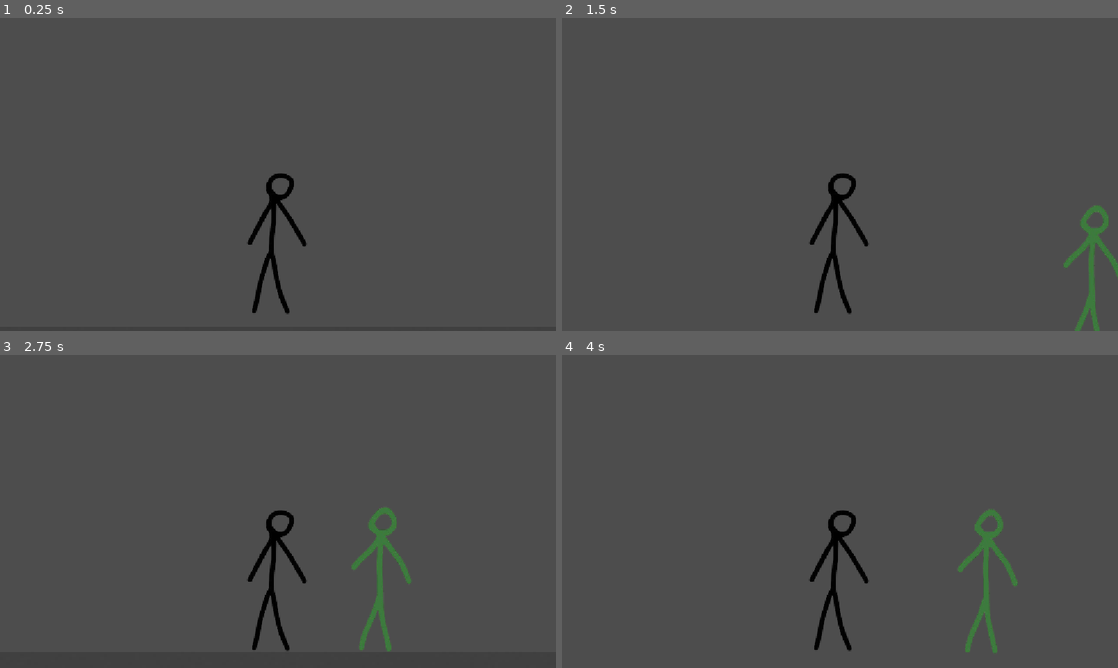
Above: before the commit, frames 1-4 (two rows, left to right).
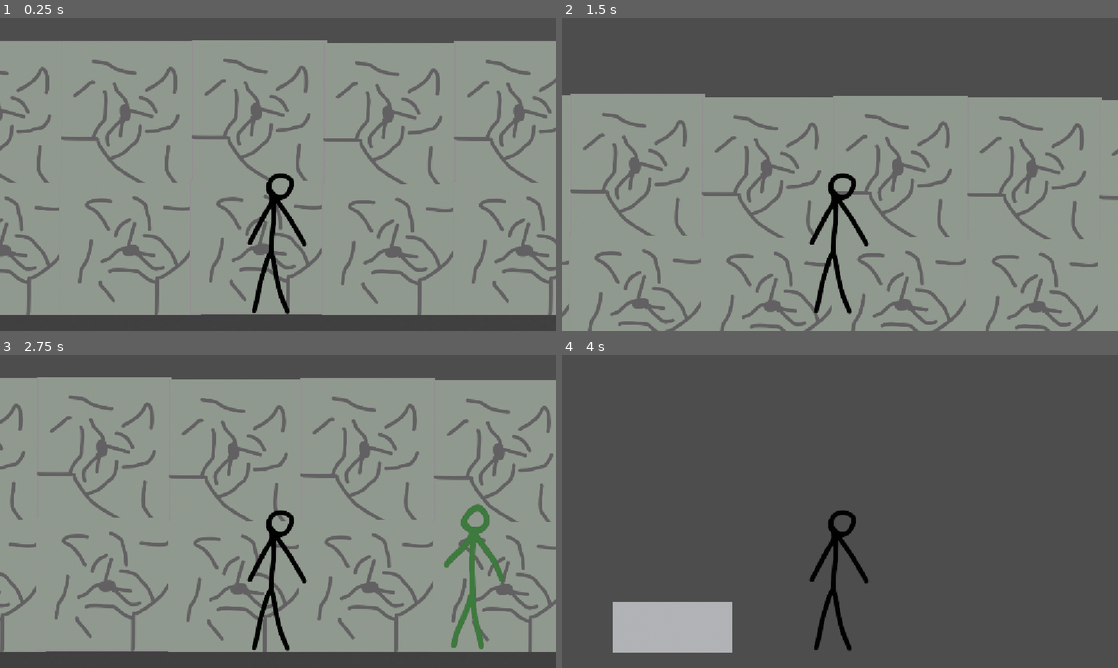
Above: after the commit, the same moments.

Repository: RulyCandle41418/Survive-The-Monster-Waves
Game: Godot game, scene res://main.tscn
Two runs of this game, one before a commit and one after it. Both use one fixed random seed, a clock stepped at 60 frames per second and the inputs below. The engine's default icon, where the game draws it, is replaced by a stand-in: a white triangle on a blue panel in a dark square.
Inputs (mouse positions are in pixels of both pictures, inside the frame that each line leads up to):
- Up to frame 1 (0.25 s): no input
- Up to frame 2 (1.5 s): tap Enter at 0.5 s; move the mouse to (962, 158) at 0.52 s; press the mouse at (962, 158) at 0.53 s; hold D (Move_Right) from 0.53 s (still down); tap Space (Move_Jump) at 0.77 s; move the mouse to (728, 190) at 1.27 s; release the mouse at (728, 190) at 1.28 s; click (728, 190) at 1.35 s
- Up to frame 3 (2.75 s): tap Space (Move_Jump) at 1.52 s; move the mouse to (333, 442) at 2.02 s; release D (Move_Right) at 2.03 s; press the mouse at (333, 442) at 2.03 s; hold A (Move_Left) from 2.03 s (still down)
- Up to frame 4 (4 s): move the mouse to (812, 574) at 2.77 s; release A (Move_Left) at 2.78 s; release the mouse at (812, 574) at 2.78 s; hold D (Move_Right) from 2.78 s (still down); click (812, 574) at 2.85 s; tap Space (Move_Jump) at 3.02, 3.77 s; move the mouse to (1006, 558) at 3.52 s; press the mouse at (1006, 558) at 3.53 s

The runs differ from the first frame. In frame 1, 79% of the frame differs, in the area x 0-100%, y 7-95%; in frame 2, 67%; in frame 3, 79%; in frame 4, 4.5%.

Commit message:
commit 10:34

Diff:
--- a/main.tscn
+++ b/main.tscn
@@ -5,6 +5,7 @@
 [ext_resource type="PackedScene" uid="uid://c6dxssldk2yjp" path="res://monster.tscn" id="3_h2yge"]
 [ext_resource type="Texture2D" uid="uid://d4bgky0och2qt" path="res://floor.png" id="4_1bvp3"]
 [ext_resource type="Texture2D" uid="uid://dtftfd7s771se" path="res://Floor2.png" id="5_lquwl"]
+[ext_resource type="Texture2D" uid="uid://2dw555agq6ru" path="res://wall.png" id="6_7mycd"]
 
 [sub_resource type="TileSetAtlasSource" id="TileSetAtlasSource_1bvp3"]
 texture = ExtResource("1_0xm2m")
@@ -174,7 +175,7 @@
 tile_set = SubResource("TileSet_1qa5v")
 
 [node name="Player" parent="." unique_id=583601776 node_paths=PackedStringArray("monster", "player") instance=ExtResource("2_h2yge")]
-position = Vector2(584, 459)
+position = Vector2(1034, 485)
 monster = NodePath("../Monster")
 player = NodePath(".")
 
@@ -189,7 +190,7 @@
 script = SubResource("GDScript_1qa5v")
 
 [node name="Monster" parent="." unique_id=2141028737 node_paths=PackedStringArray("player", "monster") instance=ExtResource("3_h2yge")]
-position = Vector2(1940, 467)
+position = Vector2(2585, 478)
 player = NodePath("../Player")
 monster = NodePath(".")
 
@@ -202,3 +203,135 @@
 position = Vector2(-847.00006, 247.49991)
 scale = Vector2(1.5791857, 18.754547)
 texture = ExtResource("4_1bvp3")
+
+[node name="Wall" type="Sprite2D" parent="." unique_id=1799220900]
+show_behind_parent = true
+position = Vector2(-355, 517)
+texture = ExtResource("6_7mycd")
+
+[node name="Wall2" type="Sprite2D" parent="." unique_id=1852593624]
+show_behind_parent = true
+position = Vector2(-359, 236)
+rotation = 1.5707964
+texture = ExtResource("6_7mycd")
+
+[node name="Wall3" type="Sprite2D" parent="." unique_id=896280708]
+show_behind_parent = true
+position = Vector2(-83.5, 514.5)
+texture = ExtResource("6_7mycd")
+
+[node name="Wall4" type="Sprite2D" parent="." unique_id=75254769]
+show_behind_parent = true
+position = Vector2(-87.5, 233.5)
+rotation = 1.5707964
+texture = ExtResource("6_7mycd")
+
+[node name="Wall5" type="Sprite2D" parent="." unique_id=2050036329]
+show_behind_parent = true
+position = Vector2(189.5, 520)
+texture = ExtResource("6_7mycd")
+
+[node name="Wall6" type="Sprite2D" parent="." unique_id=1819473068]
+show_behind_parent = true
+position = Vector2(185.5, 239)
+rotation = 1.5707964
+texture = ExtResource("6_7mycd")
+
+[node name="Wall7" type="Sprite2D" parent="." unique_id=139879043]
+show_behind_parent = true
+position = Vector2(461, 517.5)
+texture = ExtResource("6_7mycd")
+
+[node name="Wall8" type="Sprite2D" parent="." unique_id=1923909942]
+show_behind_parent = true
+position = Vector2(457, 236.5)
+rotation = 1.5707964
+texture = ExtResource("6_7mycd")
+
+[node name="Wall9" type="Sprite2D" parent="." unique_id=1170337354]
+show_behind_parent = true
+position = Vector2(726.5, 517)
+texture = ExtResource("6_7mycd")
+
+[node name="Wall10" type="Sprite2D" parent="." unique_id=1454790094]
+show_behind_parent = true
+position = Vector2(722.5, 236)
+rotation = 1.5707964
+texture = ExtResource("6_7mycd")
+
+[node name="Wall11" type="Sprite2D" parent="." unique_id=1892516031]
+show_behind_parent = true
+position = Vector2(998, 514.5)
+texture = ExtResource("6_7mycd")
+
+[node name="Wall12" type="Sprite2D" parent="." unique_id=1714986264]
+show_behind_parent = true
+position = Vector2(994, 233.5)
+rotation = 1.5707964
+texture = ExtResource("6_7mycd")
+
+[node name="Wall13" type="Sprite2D" parent="." unique_id=2030463393]
+show_behind_parent = true
+position = Vector2(1271, 520)
+texture = ExtResource("6_7mycd")
+
+[node name="Wall14" type="Sprite2D" parent="." unique_id=2041426102]
+show_behind_parent = true
+position = Vector2(1267, 239)
+rotation = 1.5707964
+texture = ExtResource("6_7mycd")
+
+[node name="Wall15" type="Sprite2D" parent="." unique_id=1306897045]
+show_behind_parent = true
+position = Vector2(1542.5, 517.5)
+texture = ExtResource("6_7mycd")
+
+[node name="Wall16" type="Sprite2D" parent="." unique_id=163980228]
+show_behind_parent = true
+position = Vector2(1538.5, 236.5)
+rotation = 1.5707964
+texture = ExtResource("6_7mycd")
+
+[node name="Wall17" type="Sprite2D" parent="." unique_id=822321475]
+show_behind_parent = true
+position = Vector2(1820.5, 521.5)
+texture = ExtResource("6_7mycd")
+
+[node name="Wall18" type="Sprite2D" parent="." unique_id=1358130063]
+show_behind_parent = true
+position = Vector2(1816.5, 240.5)
+rotation = 1.5707964
+texture = ExtResource("6_7mycd")
+
+[node name="Wall19" type="Sprite2D" parent="." unique_id=856470313]
+show_behind_parent = true
+position = Vector2(2093.5, 527)
+texture = ExtResource("6_7mycd")
+
+[node name="Wall20" type="Sprite2D" parent="." unique_id=1652087042]
+show_behind_parent = true
+position = Vector2(2089.5, 246)
+rotation = 1.5707964
+texture = ExtResource("6_7mycd")
+
+[node name="Wall21" type="Sprite2D" parent="." unique_id=710713415]
+show_behind_parent = true
+position = Vector2(2365, 524.5)
+texture = ExtResource("6_7mycd")
+
+[node name="Wall22" type="Sprite2D" parent="." unique_id=1915463886]
+show_behind_parent = true
+position = Vector2(2361, 243.5)
+rotation = 1.5707964
+texture = ExtResource("6_7mycd")
+
+[node name="Wall23" type="Sprite2D" parent="." unique_id=493215498]
+show_behind_parent = true
+position = Vector2(2542.5, 516.5)
+texture = ExtResource("6_7mycd")
+
+[node name="Wall24" type="Sprite2D" parent="." unique_id=472620316]
+show_behind_parent = true
+position = Vector2(2538.5, 235.5)
+rotation = 1.5707964
+texture = ExtResource("6_7mycd")
--- a/monster.tscn
+++ b/monster.tscn
@@ -23,6 +23,9 @@
 		global_position = Vector2(2000, 500)
 		global_position = monster.global_position
 
+	elif global_position.distance_to(player.global_position) < 125:
+		player.take_damage(global_position)
+
 
 	else:
 		velocity = global_position.direction_to(player.global_position) * SPEED
@@ -30,19 +33,6 @@
 		monster.set_collision_mask_value(1, true)
 
 	move_and_slide()
-
-
-
-
-
-
-
-
-
-
-
-
-
 
 
 "
--- a/player.gd
+++ b/player.gd
@@ -13,6 +13,10 @@
 @export var player: CharacterBody2D
 
 var GameEnd = false
+
+var knockback_force = 2000.0
+var knockback_velocity = Vector2.ZERO
+var is_knocked_back = false
 
 
 
@@ -34,6 +38,24 @@
 		velocity.x = direction * SPEED
 	else:
 		velocity.x = move_toward(velocity.x, 0, SPEED)
+
+
+	if is_knocked_back:
+		velocity = knockback_velocity
+
+		knockback_velocity = knockback_velocity.move_toward(
+			Vector2.ZERO, 1200 * delta
+		)
+
+	if knockback_velocity.length() < 10:
+		is_knocked_back = false
+
+
+
+
+
+
+
 
 	move_and_slide()
 
@@ -58,6 +80,7 @@
 func Heal():
 	if global_position.distance_to(monster.global_position) < 125 && Health > 0 && monster.visible and CanDamage:
 		Health -= 1
+
 		print(Health)
 
 	if Health < 1:
@@ -70,3 +93,12 @@
 
 		player.set_collision_layer_value(1, false)
 		player.set_collision_mask_value(1, false)
+
+
+func take_damage(monster_position: Vector2):
+	# health -= 1
+
+	var direction = (global_position - monster_position).normalized()
+
+	knockback_velocity = direction * knockback_force
+	is_knocked_back = true
--- a/player.tscn
+++ b/player.tscn
@@ -12,3 +12,5 @@
 [node name="Player" type="Sprite2D" parent="." unique_id=693363531]
 position = Vector2(-5, -1)
 texture = ExtResource("2_onrkg")
+
+[node name="AnimationPlayer" type="AnimationPlayer" parent="." unique_id=68316983]
Binary file added: wall.png
Not shown, added: wall.png.import
